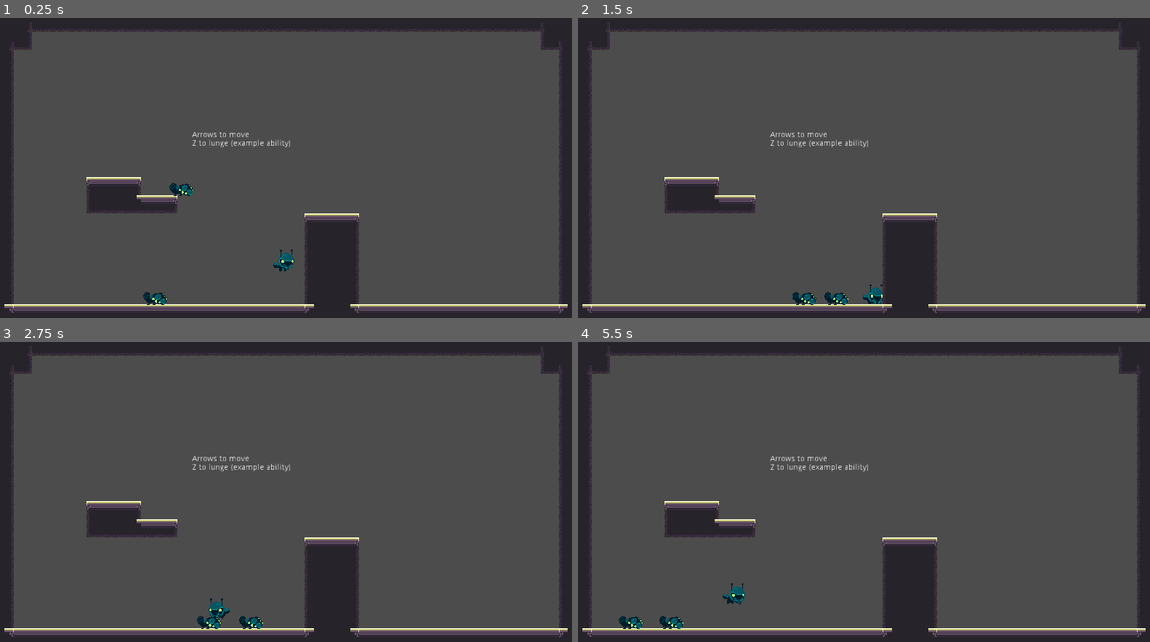
Above: before the commit, frames 1-4 (two rows, left to right).
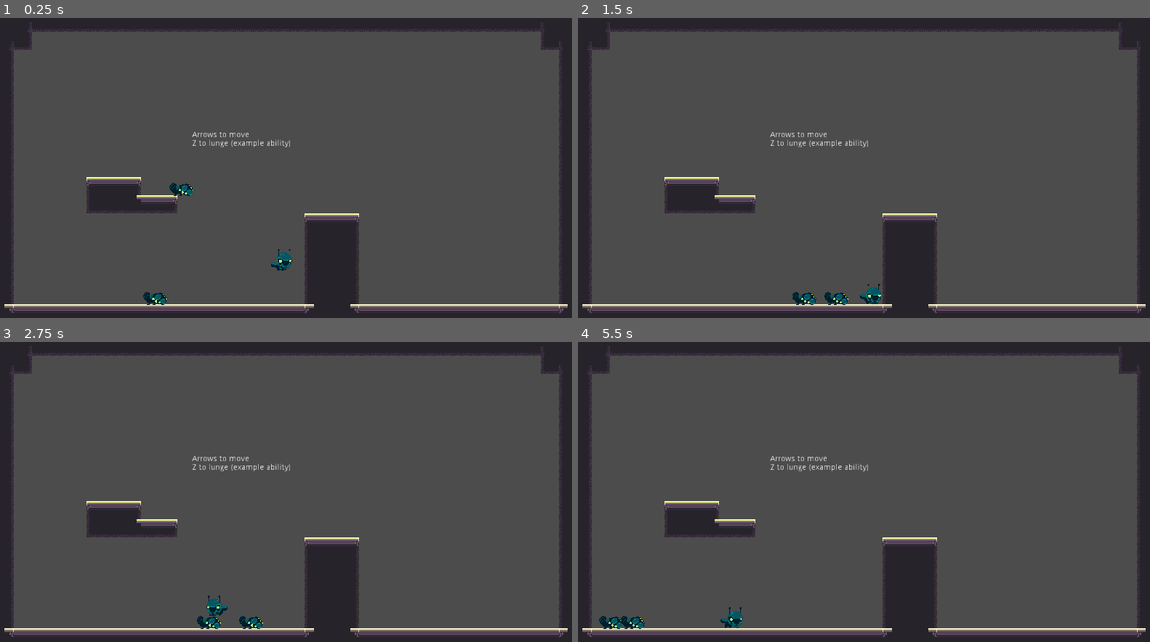
Above: after the commit, the same moments.

Repository: aveswoods/game-off-2021
Game: Godot game, scene res://creatures/test_scene.tscn
The game is run twice, just before and just after one commit, with the same random seed, the same clock (stepped at 60 frames per second) and the same inputs. The project has no main scene, so this scene is started directly. Sound files missing from this copy of the repository are replaced by a short silence.
Inputs:
- Up to frame 1 (0.25 s): no input
- Up to frame 2 (1.5 s): hold Right (ui_right) from 0.53 s (still down); tap Z (ui_accept) at 0.6, 0.77, 1.07, 1.35 s
- Up to frame 3 (2.75 s): tap Z (ui_accept) at 1.52, 1.82, 2.1 s; release Right (ui_right) at 2.03 s; hold Left (ui_left) from 2.03 s (still down)
- Up to frame 4 (5.5 s): release Left (ui_left) at 2.78 s; hold Right (ui_right) 2.78-4.28 s; tap Z (ui_accept) at 2.85, 3.02, 3.32, 3.6, 3.77, 4.07, 4.35, 4.52, 4.82, 5.1 s; hold Left (ui_left) 4.28-5.03 s; hold Right (ui_right) from 5.03 s (still down)

The runs differ from the first frame. In frame 1, 0.1% of the frame differs, in the area x 47-52%, y 76-85%; in frame 2, 0.1%; in frame 3, 0.2%; in frame 4, 0.7%, in the area x 3-30%, y 80-96%.

Commit message:
Lunge knocks enemies around

Diff:
--- a/creatures/enemies/Enemy.gd
+++ b/creatures/enemies/Enemy.gd
@@ -8,6 +8,7 @@
 # Game variables
 const wall_bounce_impulse = 300
 var hp = 0
+var _damage_timer = Timer.new()
 enum death_source {
 	EXPLOSION,
 	ERASE,
@@ -19,16 +20,36 @@
 const _gravity = 30
 var velocity = Vector2.ZERO
 var _is_on_floor = false
+var _is_damage_movement = false
+var _damage_impulse = Vector2.ZERO
 
 
-func take_damage(amount : int, impulse : Vector2, source = death_source.ERASE):
+func take_damage(amount : int, impulse : Vector2 = Vector2.ZERO, impulse_time = 0.2, source = death_source.ERASE):
 	hp -= amount
+	_is_damage_movement = true
+	_damage_impulse = impulse
+	velocity = _damage_impulse
+	_damage_timer.wait_time = impulse_time
+	_damage_timer.start()
 	print("Enemy damage")
+
+
+func is_damage_movement():
+	return _is_damage_movement
+
+
+func _ready():
+	self.add_child(_damage_timer)
+	_damage_timer.connect("timeout", self, "_on_damage_timeout")
+	connect("collided_x", self, "_on_collided_x")
 
 
 func _physics_process(delta):
 	# Add gravity
 	velocity.y += _gravity
+
+	if _is_damage_movement:
+		velocity += _damage_impulse
 
 	# Checks for x collisions
 	var collision_x = move_and_collide(delta * Vector2(velocity.x, -0.1), true, true, true)
@@ -48,3 +69,14 @@
 	if not _is_on_floor and test_move(transform, delta * (velocity + Vector2(0, _gravity))):
 		_is_on_floor = true
 		emit_signal("collided_y")
+
+
+func _on_collided_x():
+	if _is_damage_movement:
+		_is_damage_movement = false
+		_damage_timer.stop()
+
+
+func _on_damage_timeout():
+	if _is_damage_movement:
+		_is_damage_movement = false
--- a/creatures/enemies/EnemyHitbox.gd
+++ b/creatures/enemies/EnemyHitbox.gd
@@ -20,7 +20,6 @@
 			impulse = contact_impulse * Vector2(-1, -1)
 		else:
 			impulse = contact_impulse * Vector2(1, -1)
-		print("Damage!")
 		body.take_damage(contact_damage, impulse)
 
 		emit_signal("hitbox_entered")
--- a/creatures/enemies/test/TestEnemy.tscn
+++ b/creatures/enemies/test/TestEnemy.tscn
@@ -12,7 +12,9 @@
 radius = 12.0
 height = 18.0
 
-[node name="TestEnemy" type="KinematicBody2D"]
+[node name="TestEnemy" type="KinematicBody2D" groups=[
+"enemy",
+]]
 script = ExtResource( 4 )
 
 [node name="CreatureSprite" type="Sprite" parent="."]
@@ -26,7 +28,6 @@
 shape = SubResource( 1 )
 
 [node name="EnemyHitbox" type="Area2D" parent="."]
-monitorable = false
 collision_layer = 2
 script = ExtResource( 3 )
 
--- a/creatures/player/Player.gd
+++ b/creatures/player/Player.gd
@@ -39,6 +39,8 @@
 
 		invincible = true
 		_invincibility_timer.start()
+
+		print("Player damaged!")
 
 
 func is_facing_left():
--- a/creatures/player/Player.tscn
+++ b/creatures/player/Player.tscn
@@ -63,7 +63,7 @@
 script = ExtResource( 2 )
 
 [node name="CreatureSprite" type="Sprite" parent="."]
-position = Vector2( 0, -4 )
+position = Vector2( -4, -5 )
 texture = ExtResource( 3 )
 hframes = 15
 frame = 14
--- a/creatures/player/actions/action_script_base.gd
+++ b/creatures/player/actions/action_script_base.gd
@@ -4,7 +4,7 @@
 #
 # Allows for scripting of player abilities, able to be assigned to a player at any point
 
-func setup(player):
+func equip(player):
 	pass
 
 func trigger():
--- a/creatures/player/actions/lunge_action.gd
+++ b/creatures/player/actions/lunge_action.gd
@@ -1,28 +1,40 @@
-extends Timer
+extends Area2D
+
+onready var _timer = $Timer
 
 const lunge_velocity = Vector2(600, -300)
+var lunge_damage = 0
+var lunge_impact_impulse = 100
 var _is_lunging = false
 var _can_lunge = true
 var _player = null
 
 
-func setup(player):
+func equip(player):
 	_player = player
+	_player.add_child(self)
 	_player.connect("collided_y", self, "_on_landing")
 
 
 func trigger():
 	if _can_lunge:
+		# Determine velocity
 		var directed_velocity = lunge_velocity
 		if _player.is_facing_left():
 			directed_velocity.x *= -1
+			scale.x = -1
+		# Update player velocity
 		_player.velocity.x += directed_velocity.x
 		_player.velocity.y = directed_velocity.y
+		# Set local variables
 		_is_lunging = true
 		_can_lunge = false
+		monitoring = true
+		# Set player variables
 		_player.invincible = true
 		_player.input_disabled = true
-		start()
+
+		_timer.start()
 
 
 func _physics_process(_delta):
@@ -38,9 +50,21 @@
 		_is_lunging = false
 		_can_lunge = true
 
-func _on_lunge_action_timeout():
+
+func _on_Timer_timeout():
+	_is_lunging = false
+	monitoring = false
+	scale.x = 1
 	_player.invincible = false
-	_is_lunging = false
 	_player.input_disabled = false
 	if _player.is_on_floor():
 		_can_lunge = true
+
+
+func _on_Area2D_body_entered(body):
+	if body.is_in_group("enemy"):
+		body.take_damage(
+			lunge_damage,
+			lunge_impact_impulse * (body.global_position - global_position + Vector2(0, -0.1)).normalized(),
+			0.15
+		)
--- a/creatures/player/actions/lunge_action.tscn
+++ b/creatures/player/actions/lunge_action.tscn
@@ -1,10 +1,22 @@
-[gd_scene load_steps=2 format=2]
+[gd_scene load_steps=3 format=2]
 
 [ext_resource path="res://creatures/player/actions/lunge_action.gd" type="Script" id=1]
 
-[node name="lunge_action" type="Timer"]
+[sub_resource type="CircleShape2D" id=1]
+radius = 22.0
+
+[node name="Area2D" type="Area2D"]
+monitoring = false
+monitorable = false
+script = ExtResource( 1 )
+
+[node name="Timer" type="Timer" parent="."]
 wait_time = 0.3
 one_shot = true
-script = ExtResource( 1 )
 
-[connection signal="timeout" from="." to="." method="_on_lunge_action_timeout"]
+[node name="CollisionShape2D" type="CollisionShape2D" parent="."]
+position = Vector2( 4, 0 )
+shape = SubResource( 1 )
+
+[connection signal="body_entered" from="." to="." method="_on_Area2D_body_entered"]
+[connection signal="timeout" from="Timer" to="." method="_on_Timer_timeout"]
--- a/creatures/test_scene.gd
+++ b/creatures/test_scene.gd
@@ -3,6 +3,5 @@
 var lunge_action = load("res://creatures/player/actions/lunge_action.tscn").instance()
 
 func _ready():
-	lunge_action.setup($Player)
+	lunge_action.equip($Player)
 	$Player.action1_script = lunge_action
-	add_child(lunge_action)
